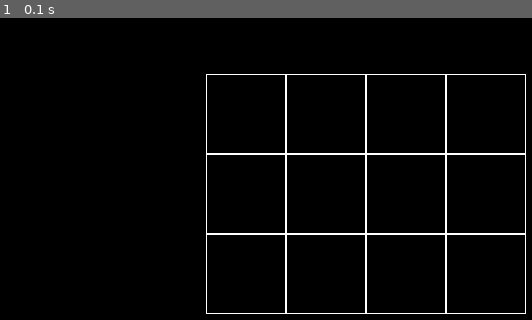
Above: before the commit, frame 1.
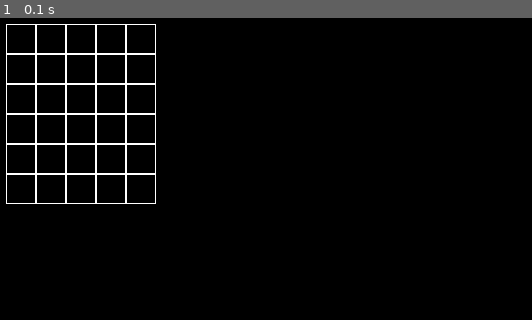
Above: after the commit, the same moment.

Repository: Suput/pygame-project
Game: pygame game, started from main.py
Two runs of this game, one before a commit and one after it. Both use one fixed random seed, a clock stepped at 60 frames per second and the inputs below.
Inputs:
- Up to frame 1 (0.1 s): no input

The runs differ from the first frame. In frame 1, 4.5% of the frame differs, in the area x 1-99%, y 1-99%.

Commit message:
Add mouse event

Diff:
--- a/main.py
+++ b/main.py
@@ -36,6 +36,30 @@
                     width=1
                 )
 
+    def get_click(self, mouse_pos):
+        cell = self.get_cell(mouse_pos)
+        if cell is None:
+            # Пользователь нажал мимо поля, поэтому ничего не делать
+            return
+        self.on_click(cell)
+
+    def get_cell(self, mouse_pos):
+        mx, my = mouse_pos
+        if mx <= self.left or mx >= self.width * self.cell_size + self.left:
+            print("Пользователь нажал слишком слева или слишком справа")
+            return
+        if my <= self.top or my >= self.height * self.cell_size + self.top:
+            print("Пользователь нажал слишком высоко или слишком низко")
+            return
+        print("Пользователь внутри поля")
+
+        column = (mx - self.left) // self.cell_size
+        row = (my - self.top) // self.cell_size
+        return row, column
+
+    def on_click(self, cell):
+        print(f"Пользователь нажал на клетку {cell}")
+
 
 def main():
     pygame.display.set_caption('Наш проект')
@@ -44,14 +68,16 @@
     clock = pygame.time.Clock()
     running = True
 
-    # поле 5 на 7
-    board = Board(4, 3)
-    board.set_view(300, 100, 80)
+    board = Board(5, 6)
+    board.set_view(100, 50, 30)
     while running:
         for event in pygame.event.get():
             if event.type == pygame.QUIT:
                 running = False
                 break
+            if event.type == pygame.MOUSEBUTTONDOWN:
+                if event.button == 1:
+                    board.get_click(event.pos)
 
         screen.fill('black')
         board.render(screen)
